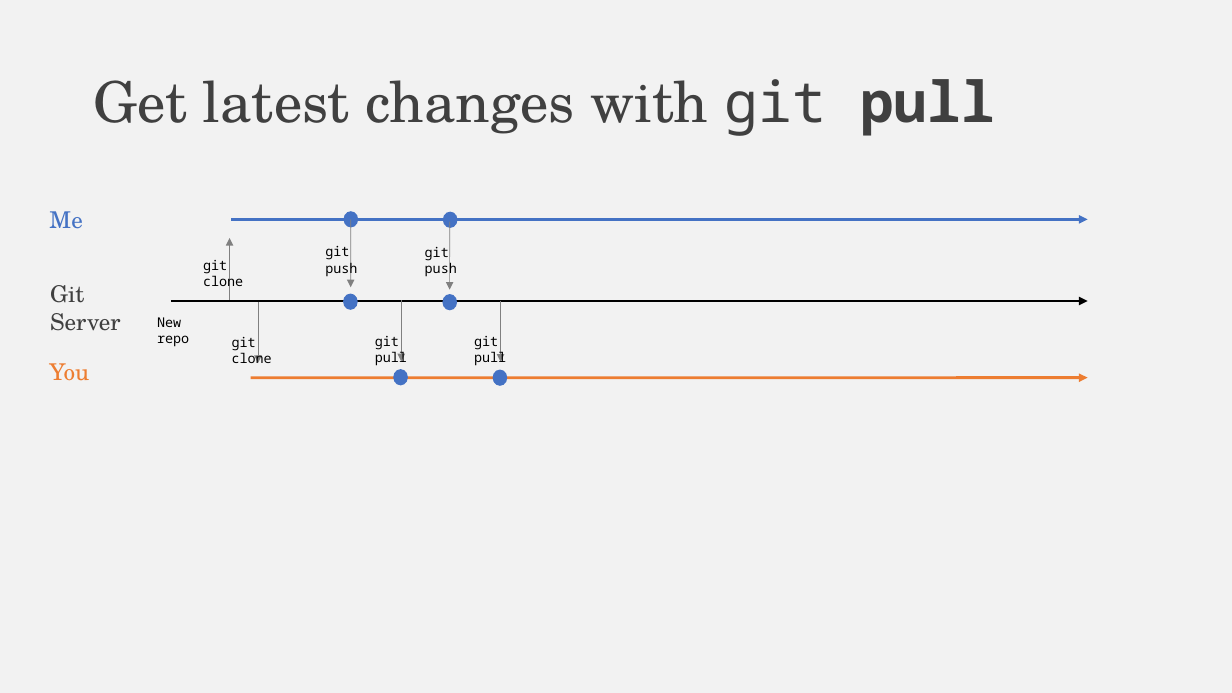
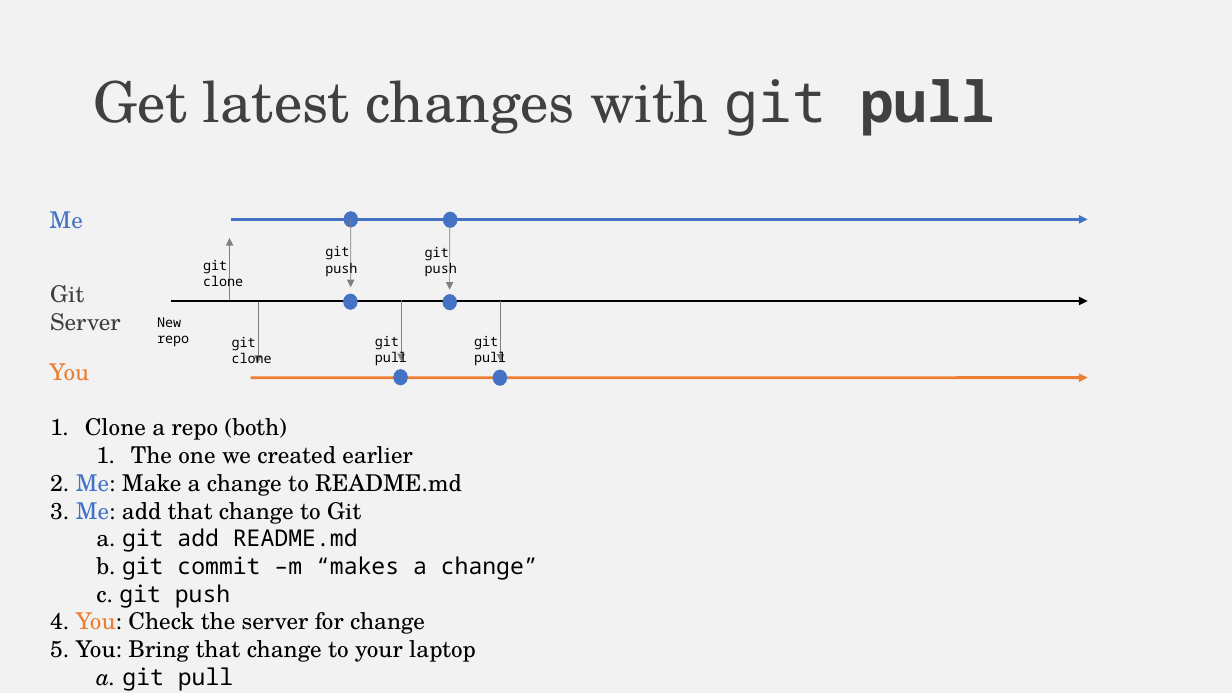
Before and after one commit to falconair/ProgrammingForAnalytics, a slide deck: slide 24 of lectures/050_git_version_control/Why do you need version control.pptx (slide 14 before the commit). Drawn at 1232x693 pixels with LibreOffice and Linux fonts; fonts in the diff are those of the drawing. Boxes give left, top, right and bottom in pixels: in the first picture for what was removed or moved away, otherwise in the second. Text is boxed around its words. In the diff, an @@ line names an element or a change of style, - is before the commit and + after.

```diff
--- a/lectures/050_git_version_control/Why do you need version control.pptx
+++ b/lectures/050_git_version_control/Why do you need version control.pptx
@@ text added at (50,418,538,691), 18 pt, text #000000 @@
+1. Clone a repo (both)
+  1. The one we created earlier
+2. Me: Make a change to README.md
+3. Me: add that change to Git
+a. git add README.md
+b. git commit –m “makes a change”
+c. git push
+4. You: Check the server for change
+5. You: Bring that change to your laptop
+a. git pull
```
Also in this commit, not shown: 11 slides added, 3 other files.
